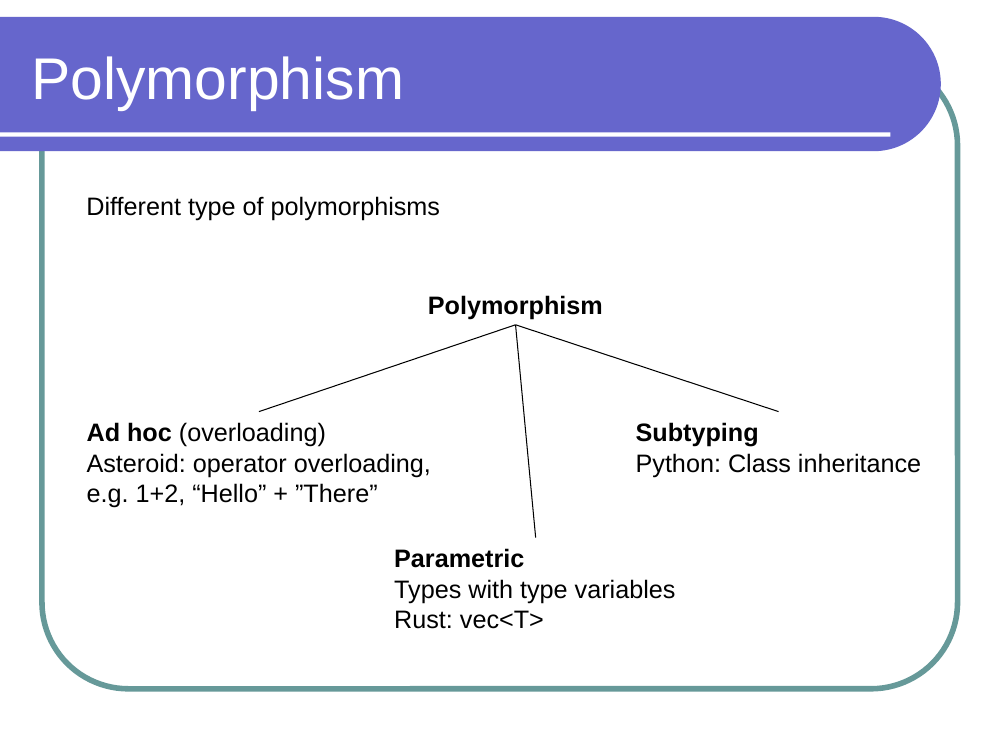
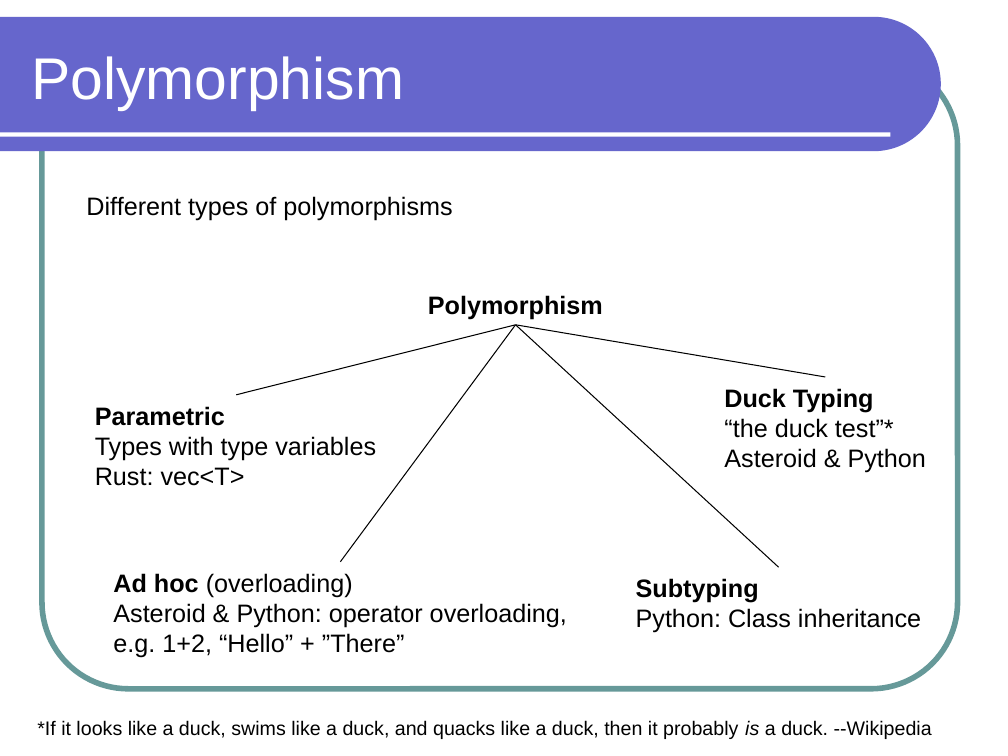
Before and after one commit to lutzhamel/CSC301, a slide deck: slide 2 of notes/csc301-ln019.ppt. Drawn at 1008x756 pixels with LibreOffice and Linux fonts; fonts in the diff are those of the drawing. Boxes give left, top, right and bottom in pixels: in the first picture for what was removed or moved away, otherwise in the second. Text is boxed around its words. In the diff, an @@ line names an element or a change of style, - is before the commit and + after.

```diff
--- a/notes/csc301-ln019.ppt
+++ b/notes/csc301-ln019.ppt
@@ text at (x1=86, y1=196, x2=452, y2=220): text changed @@
-Different type of polymorphisms
+Different types of polymorphisms
@@ line moved from (515, 325) - (535, 537) to (515, 325) - (236, 395) @@
@@ line moved from (515, 325) - (259, 411) to (515, 325) - (341, 561) @@
@@ line moved from (515, 325) - (778, 411) to (515, 325) - (778, 568) @@
@@ line added from (515, 325) to (826, 377), #000000 0.74 pt @@
@@ text added at (x1=724, y1=388, x2=926, y2=473), 18 pt, text #000000 @@
+Duck Typing
+“the duck test”*
+Asteroid & Python
@@ text "Parametric" moved from (x1=394, y1=548, x2=676, y2=629) to (x1=95, y1=406, x2=376, y2=486) @@
@@ text "Ad hoc (overloading)" moved from (x1=87, y1=422, x2=431, y2=508) to (x1=113, y1=573, x2=567, y2=658) @@
@@ text "Subtyping Python: Class inheritance" moved from (x1=636, y1=422, x2=921, y2=477) to (x1=636, y1=578, x2=921, y2=633) @@
@@ text at (x1=113, y1=603, x2=567, y2=627): text changed @@
-Asteroid: operator overloading,
+Asteroid & Python: operator overloading,
@@ text added at (x1=37, y1=720, x2=932, y2=739), 14 pt, text #000000 @@
+*If it looks like a duck, swims like a duck, and quacks like a duck, then it probably is a duck. --Wikipedia
```
Also in this commit, not shown: 2 other slides changed, 1 slide removed, 1 other file.
